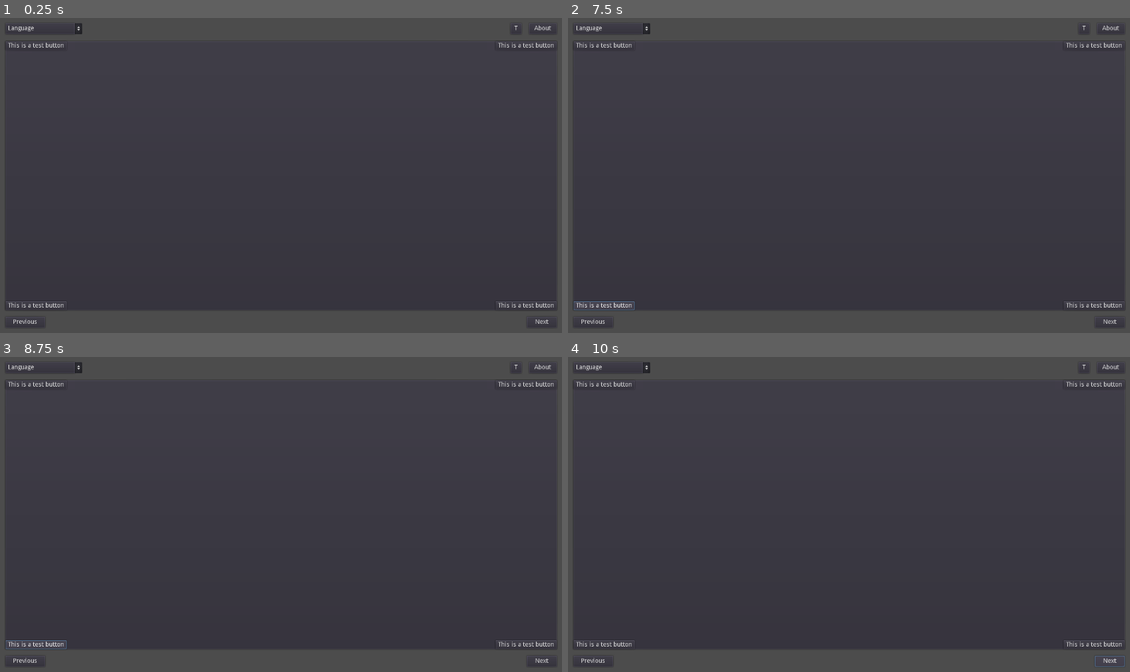
Above: before the commit, frames 1-4 (two rows, left to right).
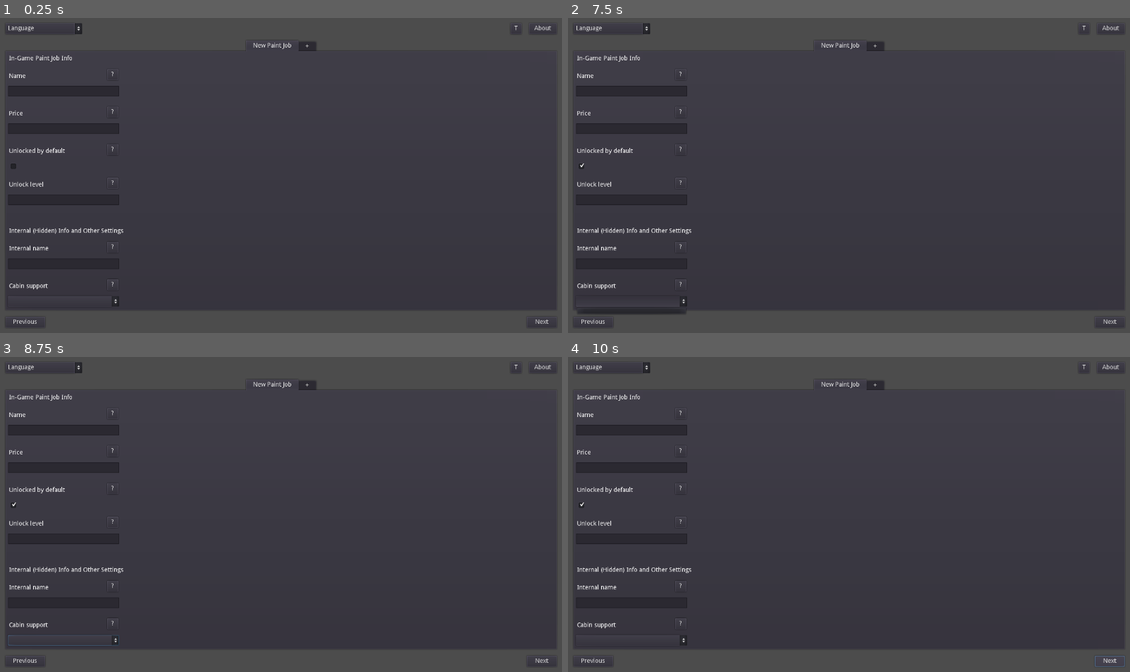
Above: after the commit, the same moments.

Repository: Carsmaniac/paintjob-packer
Game: Godot game, scene res://interface/MainScreen.tscn
The game is run twice, just before and just after one commit, with the same random seed, the same clock (stepped at 60 frames per second) and the same inputs. Before the commit the project starts from res://interface/Main.tscn.
Inputs (mouse positions are in pixels of both pictures, inside the frame that each line leads up to):
- Up to frame 1 (0.25 s): no input
- Up to frame 2 (7.5 s): click "Language" at 0.5 s; click "T" at 1.25 s; click "About" at 2 s; click "Previous" at 2.75 s; click (601, 46) at 3.5 s, where only the run before the commit has a clickable "This is a test button"; click (680, 74) at 4.25 s, where only the run after the commit has a clickable "?"; click (1096, 46) at 5 s, where only the run before the commit has a clickable "This is a test button"; click (1096, 304) at 5.75 s, where only the run before the commit has a clickable "This is a test button"; click (579, 166) at 6.52 s; click (601, 304) at 7.25 s, where only the run before the commit has a clickable "This is a test button"
- Up to frame 3 (8.75 s): click (61, 640) at 8.02 s
- Up to frame 4 (10 s): click "Next" at 8.75 s; click "Next" at 9.5 s

The runs differ from the first frame. In frame 1, 1.3% of the frame differs, in the area x 0-99%, y 7-92%; in frame 2, 1.6%, in the area x 0-99%, y 7-94%; in frame 3, 1.4%; in frame 4, 1.3%.

Commit message:
Make half of main screen
The left half of the main screen has now been laid out, with all of the
required text entry fields, including help buttons and warning buttons
which will be used in the future. The new tab system for working with
multiple paint jobs has also started to be implemented, with dynamic
tab renaming.

Diff:
--- a/interface/Main.tscn
+++ /dev/null
@@ -1,50 +0,0 @@
-[gd_scene load_steps=2 format=2]
-
-[ext_resource path="res://interface/Screen.tscn" type="PackedScene" id=1]
-
-[node name="WindowWrapper" type="Node2D"]
-
-[node name="LanguageDropdown" type="OptionButton" parent="."]
-margin_left = 14.0
-margin_top = 15.0
-margin_right = 188.0
-margin_bottom = 40.0
-text = "Language"
-
-[node name="ThemeButton" type="Button" parent="."]
-margin_left = 1160.0
-margin_top = 15.0
-margin_right = 1185.0
-margin_bottom = 40.0
-text = "T"
-
-[node name="AboutButton" type="Button" parent="."]
-margin_left = 1202.0
-margin_top = 15.0
-margin_right = 1265.0
-margin_bottom = 40.0
-text = "About"
-
-[node name="PrevButton" type="Button" parent="."]
-margin_left = 14.0
-margin_top = 680.0
-margin_right = 104.0
-margin_bottom = 705.0
-text = "Previous"
-
-[node name="NextButton" type="Button" parent="."]
-margin_left = 1197.0
-margin_top = 680.0
-margin_right = 1265.0
-margin_bottom = 705.0
-text = "Next"
-
-[node name="SizeGuide" type="PanelContainer" parent="."]
-visible = false
-margin_left = 12.0
-margin_top = 54.0
-margin_right = 1267.0
-margin_bottom = 667.0
-
-[node name="ScreenMod" parent="." instance=ExtResource( 1 )]
-position = Vector2( 12, 54 )
--- /dev/null
+++ b/interface/MainScreen.tscn
@@ -0,0 +1,67 @@
+[gd_scene load_steps=3 format=2]
+
+[ext_resource path="res://interface/elements/PaintJobTab.tscn" type="PackedScene" id=2]
+[ext_resource path="res://interface/elements/PaintJobTabContainer.gd" type="Script" id=3]
+
+[node name="MainScreen" type="Node2D"]
+
+[node name="SizeGuide" type="ColorRect" parent="."]
+visible = false
+margin_right = 1280.0
+margin_bottom = 720.0
+
+[node name="ContentGuide" type="PanelContainer" parent="."]
+visible = false
+margin_left = 12.0
+margin_top = 54.0
+margin_right = 1267.0
+margin_bottom = 667.0
+
+[node name="LanguageDropdown" type="OptionButton" parent="."]
+margin_left = 14.0
+margin_top = 15.0
+margin_right = 188.0
+margin_bottom = 40.0
+text = "Language"
+
+[node name="ThemeButton" type="Button" parent="."]
+margin_left = 1160.0
+margin_top = 15.0
+margin_right = 1185.0
+margin_bottom = 40.0
+text = "T"
+
+[node name="AboutButton" type="Button" parent="."]
+margin_left = 1202.0
+margin_top = 15.0
+margin_right = 1265.0
+margin_bottom = 40.0
+text = "About"
+
+[node name="PrevButton" type="Button" parent="."]
+margin_left = 14.0
+margin_top = 680.0
+margin_right = 104.0
+margin_bottom = 705.0
+text = "Previous"
+
+[node name="NextButton" type="Button" parent="."]
+margin_left = 1197.0
+margin_top = 680.0
+margin_right = 1265.0
+margin_bottom = 705.0
+text = "Next"
+
+[node name="PaintJobTabContainer" type="TabContainer" parent="."]
+margin_left = 15.0
+margin_top = 54.0
+margin_right = 1264.0
+margin_bottom = 664.0
+script = ExtResource( 3 )
+
+[node name="New Paint Job" parent="PaintJobTabContainer" instance=ExtResource( 2 )]
+
+[node name="+" parent="PaintJobTabContainer" instance=ExtResource( 2 )]
+visible = false
+
+[connection signal="tab_changed" from="PaintJobTabContainer" to="PaintJobTabContainer" method="_on_tab_changed"]
--- a/interface/Screen.tscn
+++ /dev/null
@@ -1,35 +0,0 @@
-[gd_scene format=2]
-
-[node name="ScreenMod" type="Node2D"]
-
-[node name="SizeGuide" type="PanelContainer" parent="."]
-margin_right = 1255.0
-margin_bottom = 613.0
-
-[node name="Button" type="Button" parent="."]
-margin_left = 2.0
-margin_top = 2.0
-margin_right = 141.0
-margin_bottom = 22.0
-text = "This is a test button"
-
-[node name="Button3" type="Button" parent="."]
-margin_left = 1114.0
-margin_top = 2.0
-margin_right = 1253.0
-margin_bottom = 22.0
-text = "This is a test button"
-
-[node name="Button4" type="Button" parent="."]
-margin_left = 1114.0
-margin_top = 591.0
-margin_right = 1253.0
-margin_bottom = 611.0
-text = "This is a test button"
-
-[node name="Button2" type="Button" parent="."]
-margin_left = 2.0
-margin_top = 591.0
-margin_right = 141.0
-margin_bottom = 611.0
-text = "This is a test button"
--- /dev/null
+++ b/interface/elements/PaintJobTab.gd
@@ -0,0 +1,10 @@
+extends Tabs
+
+#signal name_field_changed(name)
+
+func _ready():
+	var __ = $Name.get_node("TextInput").connect("text_changed", get_parent(), "dynamically_rename_tab")
+#	self.connect("name_field_changed", get_parent(), "dynamically_rename_tab")
+#
+#func _rename_tab(_new_name: String):
+#	emit_signal("name_field_changed", _new_name)
--- /dev/null
+++ b/interface/elements/PaintJobTab.tscn
@@ -0,0 +1,63 @@
+[gd_scene load_steps=3 format=2]
+
+[ext_resource path="res://interface/elements/VariableInput.tscn" type="PackedScene" id=1]
+[ext_resource path="res://interface/elements/PaintJobTab.gd" type="Script" id=2]
+
+[node name="PaintJobTab" type="Tabs"]
+anchor_right = 1.0
+anchor_bottom = 1.0
+margin_left = 4.0
+margin_top = 32.0
+margin_right = -4.0
+margin_bottom = -4.0
+script = ExtResource( 2 )
+
+[node name="SizeGuide" type="ColorRect" parent="."]
+visible = false
+margin_right = 1272.0
+margin_bottom = 684.0
+color = Color( 0.54902, 0.694118, 0.709804, 1 )
+
+[node name="InGameLabel" type="Label" parent="."]
+margin_left = 3.0
+margin_top = 2.0
+margin_right = 147.0
+margin_bottom = 16.0
+text = "In-Game Paint Job Info"
+
+[node name="Name" parent="." instance=ExtResource( 1 )]
+position = Vector2( 1, 32 )
+input_name = "Name"
+input_type = "Text"
+
+[node name="Price" parent="." instance=ExtResource( 1 )]
+position = Vector2( 1, 117 )
+input_name = "Price"
+input_type = "Text"
+
+[node name="UnlockedByDefault" parent="." instance=ExtResource( 1 )]
+position = Vector2( 1, 202 )
+input_name = "Unlocked by default"
+input_type = "Checkbox"
+
+[node name="Unlock" parent="." instance=ExtResource( 1 )]
+position = Vector2( 1, 278 )
+input_name = "Unlock level"
+input_type = "Text"
+
+[node name="InternalLabel" type="Label" parent="."]
+margin_left = 3.0
+margin_top = 393.0
+margin_right = 263.0
+margin_bottom = 407.0
+text = "Internal (Hidden) Info and Other Settings"
+
+[node name="InternalName" parent="." instance=ExtResource( 1 )]
+position = Vector2( 1, 423 )
+input_name = "Internal name"
+input_type = "Text"
+
+[node name="CabinSupport" parent="." instance=ExtResource( 1 )]
+position = Vector2( 1, 508 )
+input_name = "Cabin support"
+input_type = "Dropdown"
--- /dev/null
+++ b/interface/elements/PaintJobTabContainer.gd
@@ -0,0 +1,8 @@
+extends TabContainer
+
+func _on_tab_changed(index: int):
+	if get_tab_control(index).name == "+":
+		get_tab_control(index).name = "Not plus"
+
+func dynamically_rename_tab(_name: String):
+	get_current_tab_control().name = _name
--- /dev/null
+++ b/interface/elements/VariableInput.gd
@@ -0,0 +1,24 @@
+extends Node2D
+
+export var input_name: String
+export(String, "Text", "Dropdown", "Checkbox") var input_type
+
+# Called when the node enters the scene tree for the first time.
+func _ready():
+	$Label.text = input_name
+	$WarningButton.visible = false
+	$TextInput.visible = false
+	$DropdownInput.visible = false
+	$CheckboxInput.visible = false
+
+	if input_type == "Text":
+		$TextInput.visible = true
+	elif input_type == "Dropdown":
+		$DropdownInput.visible = true
+	elif input_type == "Checkbox":
+		$CheckboxInput.visible = true
+
+
+# Called every frame. 'delta' is the elapsed time since the previous frame.
+#func _process(delta):
+#	pass
--- /dev/null
+++ b/interface/elements/VariableInput.tscn
@@ -0,0 +1,45 @@
+[gd_scene load_steps=2 format=2]
+
+[ext_resource path="res://interface/elements/VariableInput.gd" type="Script" id=1]
+
+[node name="VariableInput" type="Node2D"]
+script = ExtResource( 1 )
+
+[node name="Label" type="Label" parent="."]
+margin_left = 2.0
+margin_top = 10.0
+margin_right = 172.0
+margin_bottom = 24.0
+text = "Input name"
+
+[node name="TextInput" type="LineEdit" parent="."]
+margin_top = 39.0
+margin_right = 252.0
+margin_bottom = 63.0
+caret_blink = true
+caret_blink_speed = 0.5
+
+[node name="CheckboxInput" type="CheckBox" parent="."]
+margin_top = 39.0
+margin_right = 24.0
+margin_bottom = 63.0
+
+[node name="DropdownInput" type="OptionButton" parent="."]
+margin_top = 39.0
+margin_right = 252.0
+margin_bottom = 63.0
+
+[node name="HelpButton" type="Button" parent="."]
+margin_left = 225.0
+margin_top = 1.0
+margin_right = 250.0
+margin_bottom = 26.0
+text = "?"
+
+[node name="WarningButton" type="Button" parent="."]
+visible = false
+margin_left = 259.0
+margin_top = 32.0
+margin_right = 284.0
+margin_bottom = 57.0
+text = "!"
--- a/project.godot
+++ b/project.godot
@@ -11,7 +11,7 @@
 [application]
 
 config/name="Paint Job Packer"
-run/main_scene="res://interface/Main.tscn"
+run/main_scene="res://interface/MainScreen.tscn"
 config/icon="res://icon.png"
 
 [display]
